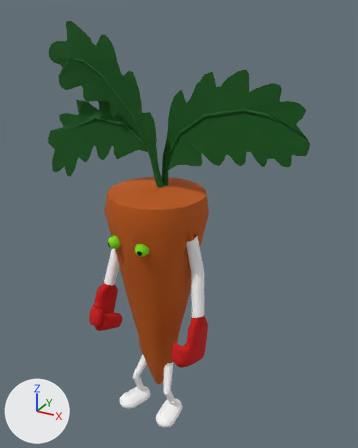
What one commit did to the FBX model Bon Duel/Assets/Animations/Carotte/attaque_carotte.FBX.
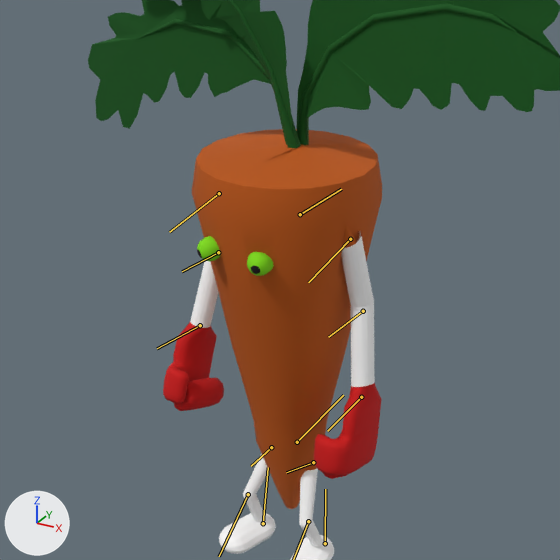
There are two pictures of each version: one whole from a 50 mm lens placed at (2.24, -3.64, 3.94), pointed at (0.04, 0.35, 1.94), one close up on the part from 0% to 85% of the width and 24% to 92% of the height. Lighting does not change. The marker at lower left points along +X, +Y and +Z. Both versions are drawn at frame 1 of the action 'Take 001'; the numbers are the values there. The bones that bend it are drawn over the model as lines in the close-ups.

Objects in the first close-up: 'corps'.
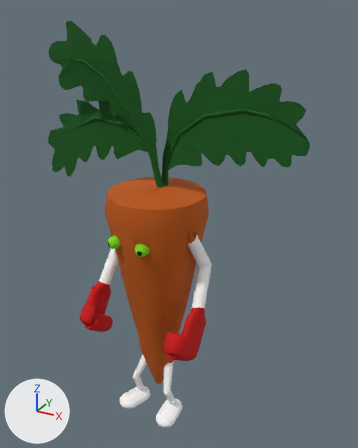
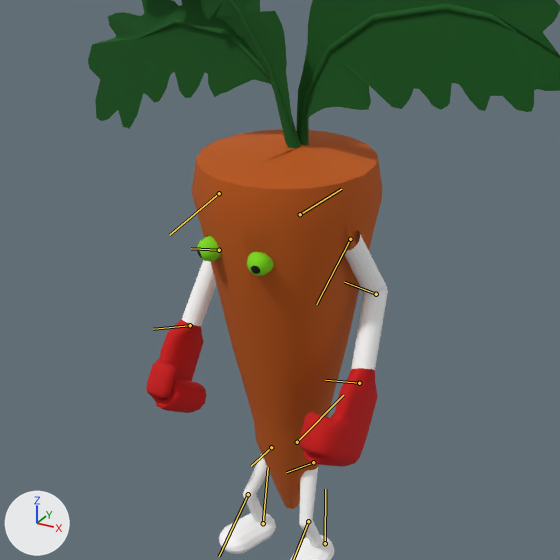
Boxes (x1, y1, x2, y2) around the edits, measured in the close-ups (560 x 560 px):
'corps', posed: (88, 0, 560, 560) in both
bone ' bras gauche', root to tip: before (350, 239) to (308, 282); after (350, 239) to (316, 304)
bone 'avant bras gauche', root to tip: before (363, 311) to (328, 337); after (376, 294) to (344, 282)
bone 'bras droit', root to tip: before (219, 193) to (169, 232); after (219, 193) to (169, 235)
bone 'avant bras droit', root to tip: before (218, 252) to (182, 271); after (219, 250) to (191, 248)

What the commit changed:
Bone ' bras gauche' (bone_bras_gauche) turns from (0, -2, -34) to (0, 0, -53) degrees about its own x, y and z.
Bone 'avant bras gauche' (bone_avant_bras_gauche) turns from (0, -1, 3) to (-1, -7, 43) degrees about its own x, y and z.
Bone 'bras droit' (bone_bras_droit) turns from (0, 1, -33) to (0, -1, -36) degrees about its own x, y and z.
Bone 'avant bras droit' (bone_avant_bras_droit) turns from (0, -1, 12) to (-2, -3, 29) degrees about its own x, y and z.
